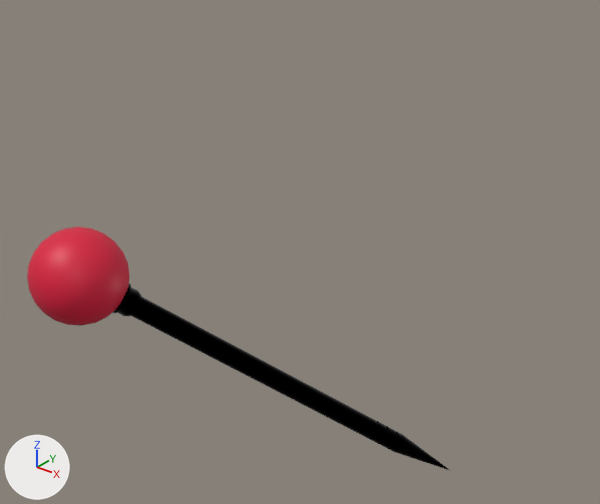
An edit to the glTF model public/pin/RED2.glb, drawn before and after from the same camera.
Both versions are drawn from a 50 mm camera at (7.31, -16.57, 15.35) aimed at (-3.55, -2.98, 6.93). The axes (+X, +Y, +Z) are drawn at lower left. The lights are the same throughout. Vertices at the same position are counted once.

The older version as bpy lines, for what is in view:
```python
me_mesh = bpy.data.meshes.new('Mesh')
me_mesh.from_pydata(...)  # 1586 vertices, 3168 faces; spans x -25.0..25.0, y 0.0..1118.0, z -25.0..25.0
# faces by material slot: [2952, 216]
me_mesh.materials.append(mat_chrome)  # black #000000
me_mesh.materials.append(mat_recession)  # black #000000
me_mesh_001 = bpy.data.meshes.new('Mesh.001')
me_mesh_001.from_pydata(...)  # 290 vertices, 576 faces; spans x -38.4..38.4, y -39.5..-1.1, z -38.4..38.4
me_mesh_001.materials.append(mat_chrome)  # black #000000
me_mesh_002 = bpy.data.meshes.new('Mesh.002')
me_mesh_002.from_pydata(...)  # a UV sphere (24 segments, 12 rings, poles along y) spanning x -110.0..110.0, y -110.0..110.0, z -110.0..110.0
me_mesh_002.materials.append(mat_material_001)  # red #dc143c
ob_ball_holder_2 = bpy.data.objects.new('Ball_Holder_2', me_mesh_001)
ob_ball_holder_2.parent = ob_ball_holder
ob_ball_holder_2.location = (1.147, 348.9, -0.453)
ob_needle_2 = bpy.data.objects.new('Needle_2', me_mesh)
ob_needle_2.parent = ob_needle
ob_needle_2.location = (0.0, 0.0, 0.0)
ob_pin = bpy.data.objects.new('Pin', None)
ob_pin.location = (-0.436, -0.436, 0.436)
ob_pin.rotation_euler = (2.356, -0.615, -0.262)  # degrees (135, -35, -15)
ob_pin.scale = (0.01, 0.01, 0.01)
ob_sphere = bpy.data.objects.new('Sphere', me_mesh_002)
ob_sphere.parent = ob_ball
ob_sphere.location = (1.147, 451.0, -0.453)
```
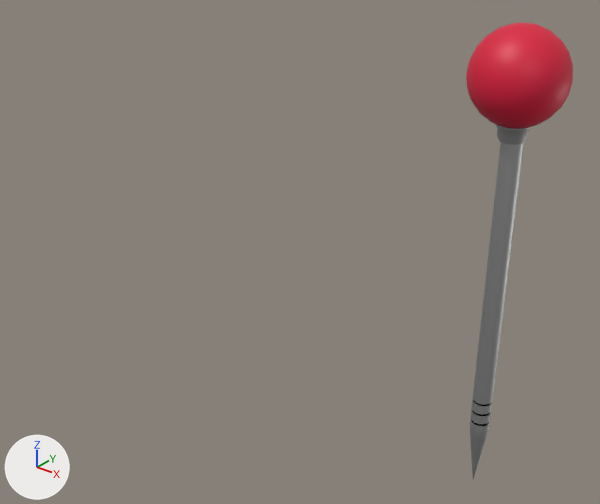
ob_pin is not drawn itself; it is the parent of ob_ball, ob_ball_holder, ob_needle.

What the commit changed:
Material 'Chrome.021' (mat_chrome_021) is new.
Its base color is (0.527, 0.527, 0.527) (light grey #c0c0c0).
Its metallic is 1.0.
me_mesh_001 has 290 vertices, 576 faces and spans x -38.4..38.4, y -39.5..-1.1, z -38.4..38.4.
me_mesh_001 no longer uses material mat_chrome (black #000000).
me_mesh_001 now uses material mat_chrome_021 (light grey #c0c0c0).
me_mesh has 1586 vertices, 3168 faces and spans x -25.0..25.0, y 0.0..1118.0, z -25.0..25.0.
me_mesh is used by ob_needle_2; parent ob_needle; location (0.0, 0.0, 0.0).
me_mesh part 1: all 2952 faces that had it switch from mat_chrome (black #000000) to mat_chrome_021 (light grey #c0c0c0).
Object 'Pin' (ob_pin) moves from (-0.436, -0.436, 0.436) to (0.0, 0.0, 0.0).
Object 'Pin' (ob_pin) turns from (135, -35, -15) to (90, 0, 0) degrees about x, y and z.
Object 'Needle_2' (ob_needle_2) moves from (0.0, 0.0, 0.0) to (1.3, 1.3, -1.3).

Pixel boxes [x1, y1, x2, y2] of what changed, in the pictures (600 x 504 px):
'Sphere', moved, turned
    before: [27, 227, 130, 326]
    after: [466, 23, 573, 129]
'Needle_2', recoloured, moved, turned
    before: [131, 296, 451, 471]
    after: [469, 142, 524, 479]
'Ball_Holder_2', recoloured, moved, turned
    before: [112, 283, 141, 316]
    after: [495, 124, 531, 145]
